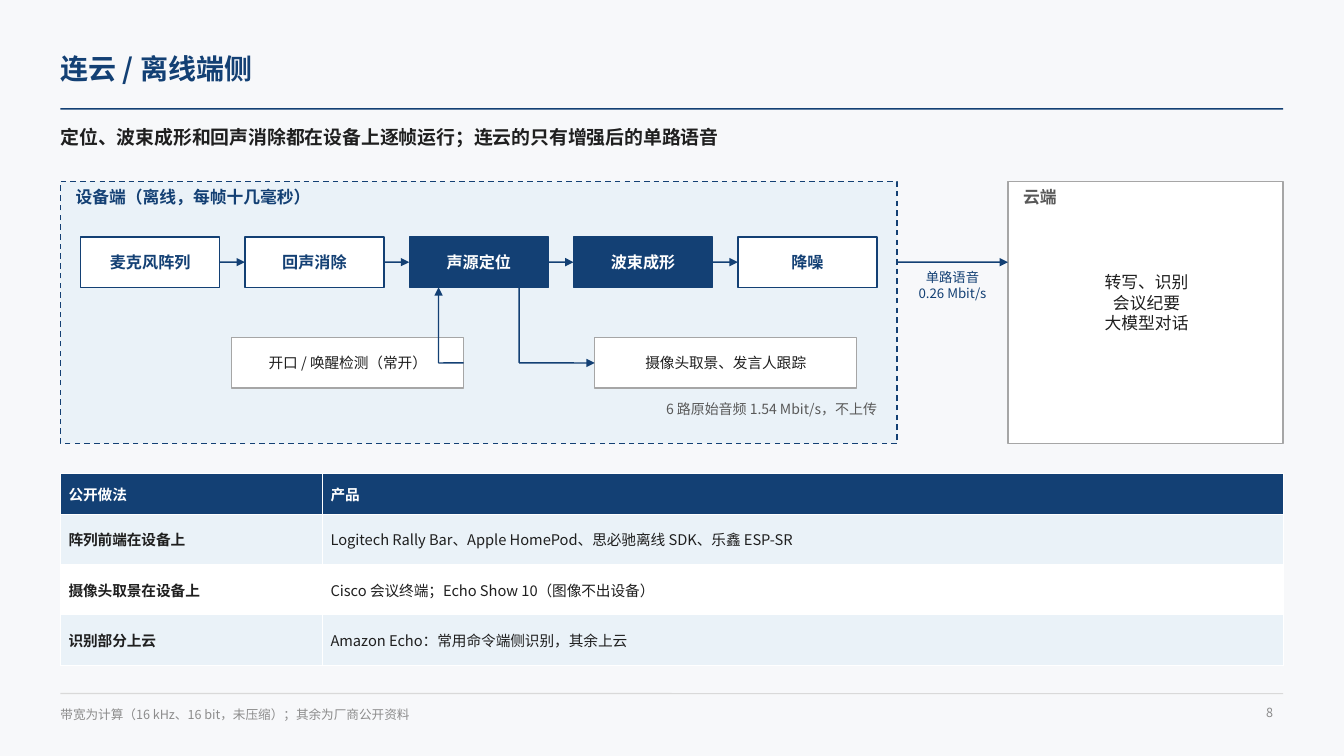
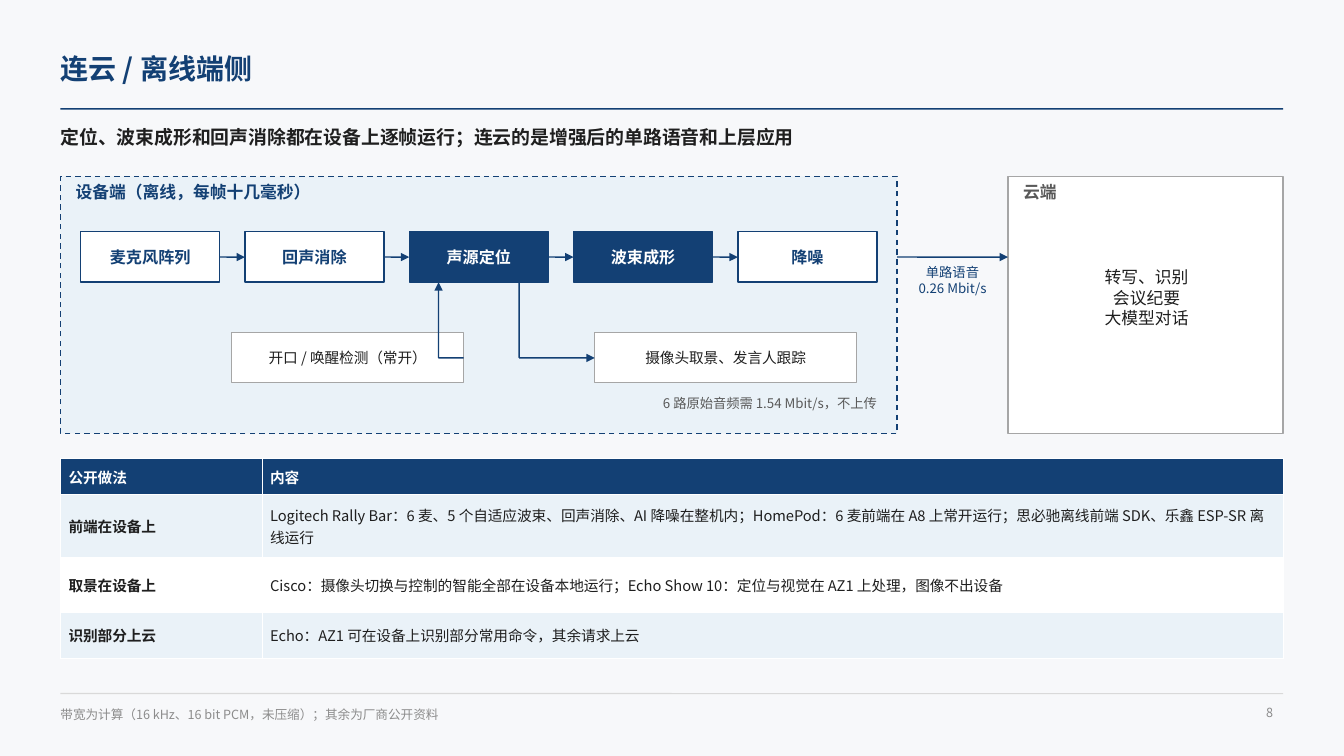
Before and after one commit to ZeroFoxxi/ssl-scene1, a slide deck: slide 8 of 01_场景一_摄像头声源定位/技术总结/声源定位与波束成形技术总结.pptx. Drawn at 1344x756 pixels with LibreOffice and Linux fonts; fonts in the diff are those of the drawing. Boxes give left, top, right and bottom in pixels: in the first picture for what was removed or moved away, otherwise in the second. Text is boxed around its words. In the diff, an @@ line names an element or a change of style, - is before the commit and + after.

```diff
--- a/01_场景一_摄像头声源定位/技术总结/声源定位与波束成形技术总结.pptx
+++ b/01_场景一_摄像头声源定位/技术总结/声源定位与波束成形技术总结.pptx
@@ text at (60,128,793,147): text changed @@
-定位、波束成形和回声消除都在设备上逐帧运行；连云的只有增强后的单路语音
+定位、波束成形和回声消除都在设备上逐帧运行；连云的是增强后的单路语音和上层应用
@@ rectangle: place and size @@
-rectangle at (60,181,897,444)
+rectangle at (60,176,897,434)
@@ rectangle: place and size @@
-rectangle at (1008,181,1284,444)
+rectangle at (1008,176,1284,434)
@@ 11 texts, 7 rectangles, 7 arrows, 2 lines: place and size @@
-11 texts, 7 rectangles, 7 arrows, 2 lines at (76,188,1189,388)
+11 texts, 7 rectangles, 7 arrows, 2 lines at (76,183,1189,383)
@@ text at (663,397,877,410): text changed; size 10 to 9.5 pt @@
-6 路原始音频 1.54 Mbit/s，不上传
+6 路原始音频需 1.54 Mbit/s，不上传
@@ table at (60,459,1284,647) @@
-row 1, column 2: 产品
+row 1, column 2: 内容
-row 2, column 1: 阵列前端在设备上
+row 2, column 1: 前端在设备上
-row 2, column 2: Logitech Rally Bar、Apple HomePod、思必驰离线 SDK、乐鑫 ESP-SR
+row 2, column 2: Logitech Rally Bar：6 麦、5 个自适应波束、回声消除、AI 降噪在整机内；HomePod：6 麦前端在 A8 上常开运行；思必驰离线前端 SDK、乐鑫 ESP-SR 离线运行
-row 3, column 1: 摄像头取景在设备上
+row 3, column 1: 取景在设备上
-row 3, column 2: Cisco 会议终端；Echo Show 10（图像不出设备）
+row 3, column 2: Cisco：摄像头切换与控制的智能全部在设备本地运行；Echo Show 10：定位与视觉在 AZ1 上处理，图像不出设备
-row 4, column 2: Amazon Echo：常用命令端侧识别，其余上云
+row 4, column 2: Echo：AZ1 可在设备上识别部分常用命令，其余请求上云
@@ table: place and size @@
-table at (60,474,1284,652)
+table at (60,459,1284,647)
@@ text at (60,708,438,721): text changed @@
-带宽为计算（16 kHz、16 bit，未压缩）；其余为厂商公开资料
+带宽为计算（16 kHz、16 bit PCM，未压缩）；其余为厂商公开资料
```
Also in this commit, not shown: 11 other slides changed, 2 other files.
